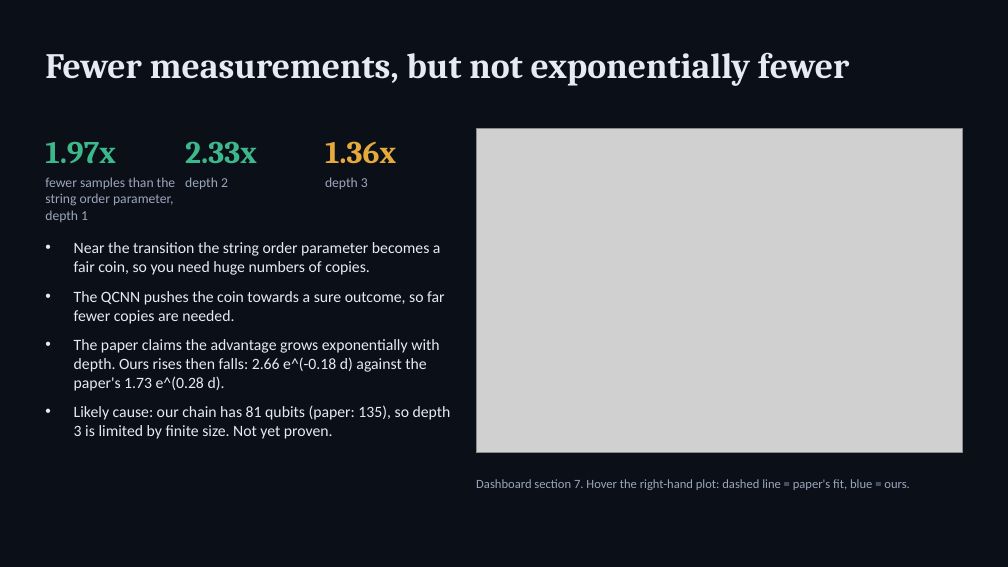
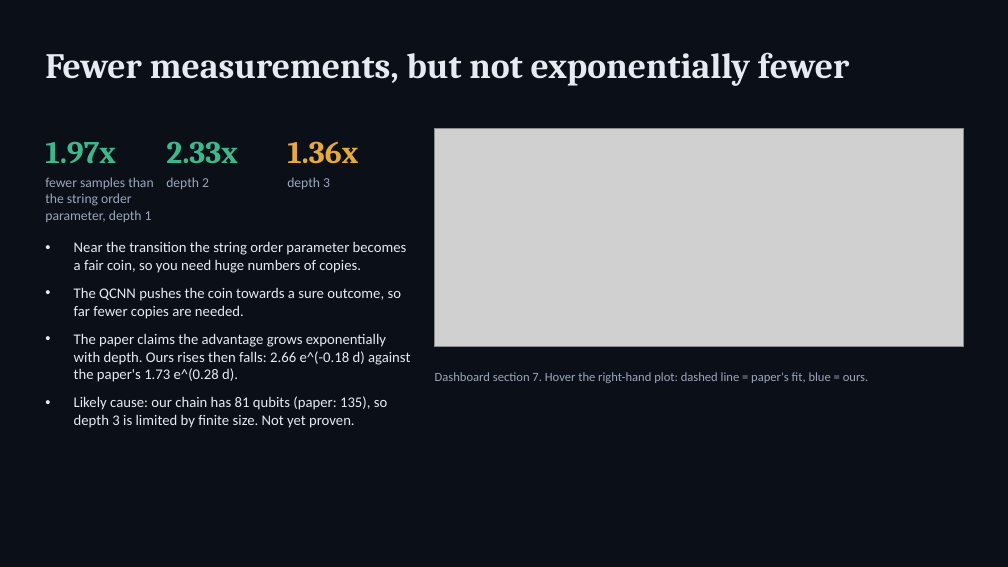
Before and after one commit to KrishShah3011/qcnn-dashboard, a slide deck: slide 6 of QCNN_presentation.pptx. Drawn at 1008x567 pixels with LibreOffice and Linux fonts; fonts in the diff are those of the drawing; grey boxes stand for pictures. Boxes give left, top, right and bottom in pixels: in the first picture for what was removed or moved away, otherwise in the second. Text is boxed around its words. In the diff, an @@ line names an element or a change of style, - is before the commit and + after.

```diff
--- a/QCNN_presentation.pptx
+++ b/QCNN_presentation.pptx
@@ text "2.33x": place and size @@
-text "2.33x" at box(185, 141, 257, 163)
+text "2.33x" at box(166, 141, 238, 163)
@@ text "1.36x": place and size @@
-text "1.36x" at box(325, 141, 396, 164)
+text "1.36x" at box(287, 141, 358, 164)
@@ picture: place and size @@
-picture at box(476, 129, 963, 453)
+picture at box(435, 129, 964, 346)
@@ text "fewer samples than the string ..." rewrapped from box(45, 177, 175, 222) to box(45, 177, 153, 222) @@
@@ text "depth 2": place and size @@
-text "depth 2" at box(185, 177, 228, 189)
+text "depth 2" at box(166, 177, 209, 189)
@@ text "depth 3": place and size @@
-text "depth 3" at box(325, 177, 368, 189)
+text "depth 3" at box(287, 177, 330, 189)
@@ text "Near the transition the string ..." at box(74, 241, 410, 428): size 15 to 14 pt @@
@@ text "Dashboard section 7. Hover the ...": place and size @@
-text "Dashboard section 7. Hover the ..." at box(476, 479, 910, 490)
+text "Dashboard section 7. Hover the ..." at box(435, 372, 869, 383)
```
Also in this commit, not shown: 4 other slides changed.
